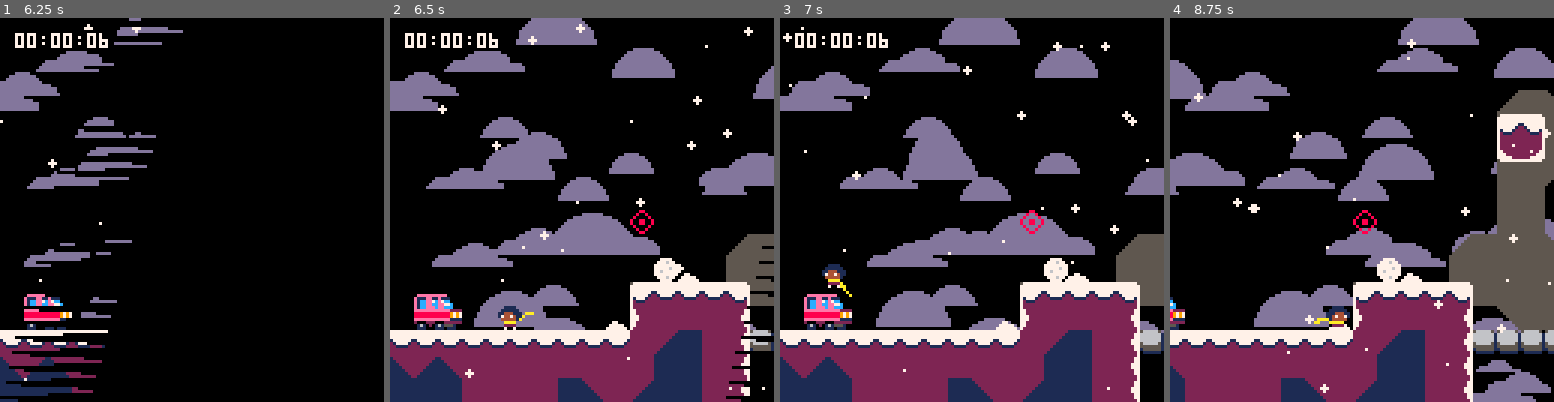
Above: before the commit, frames 1-4 (left to right).
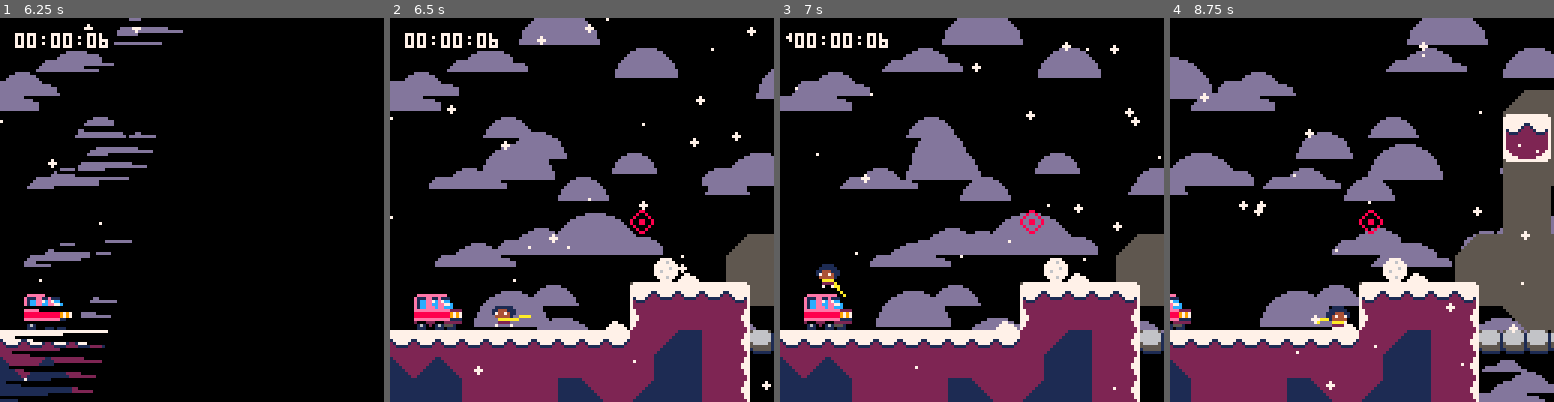
Above: after the commit, the same moments.

Repository: ExOK/Celeste2
Game: PICO-8 cartridge 2.p8
The game is run twice, just before and just after one commit, with the same random seed, the same clock (stepped at 60 frames per second) and the same inputs.
Inputs:
- Up to frame 1 (6.25 s): tap X (X key) at 0.33, 0.7, 1.43, 2.58, 3.1, 3.62, 4.13, 4.65, 5.17, 5.68, 6.2 s; tap O (Z key) at 1.07, 1.8, 2.43, 3.07, 3.7, 4.33, 4.97, 5.6, 6.23 s; hold Right 2.33-3.33 s; hold Right 3.38-4.22 s; hold Up 4.27-4.67 s; hold Right 4.72-5.72 s; hold Down 5.77-6.1 s; hold Left from 6.15 s (still down)
- Up to frame 2 (6.5 s): keep holding Left
- Up to frame 3 (7 s): tap X (X key) at 6.72 s; tap O (Z key) at 6.87 s; release Left at 6.98 s
- Up to frame 4 (8.75 s): hold Right 7.03-8.03 s; tap X (X key) at 7.23, 7.75, 8.27 s; tap O (Z key) at 7.5, 8.13 s; hold Right from 8.08 s (still down)

Frame 1 is identical in both runs. In frame 2, 2.6% of the frame differs, in the area x 0-100%, y 0-100%; in frame 3, 2.0%; in frame 4, 11%.

Commit message:
game state tweak

Diff:
--- a/gamestate.lua
+++ b/gamestate.lua
@@ -50,9 +50,20 @@
 end
 
 function goto_level(index)
+
+	-- set level
 	level = levels[index]
 	level_index = index
-    music(level.music)
+
+	-- load into ram
+	local function vget(x, y) return peek(0x4300 + (x % 128) + y * 128) end
+	local function vset(x, y, v) return poke(0x4300 + (x % 128) + y * 128, v)end
+	px9_decomp(0, 0, 0x1000 + level.offset, vget, vset)
+
+	-- start music
+	music(level.music)
+
+	-- load level contents
     restart_level()
 end
 
@@ -67,15 +78,6 @@
 	infade = 0
 	camera(0, 0)
 
-	local function vget(x, y)
-		return peek(0x4300 + (x % 128) + y * 128)
-	end
-	local function vset(x, y, v)
-		return poke(0x4300 + (x % 128) + y * 128, v)
-	end
-
-	px9_decomp(0, 0, 0x1000 + level.offset, vget, vset)
-
 	for i = 0,level.width-1 do
 		for j = 0,level.height-1 do
 			for n=1,#types do
